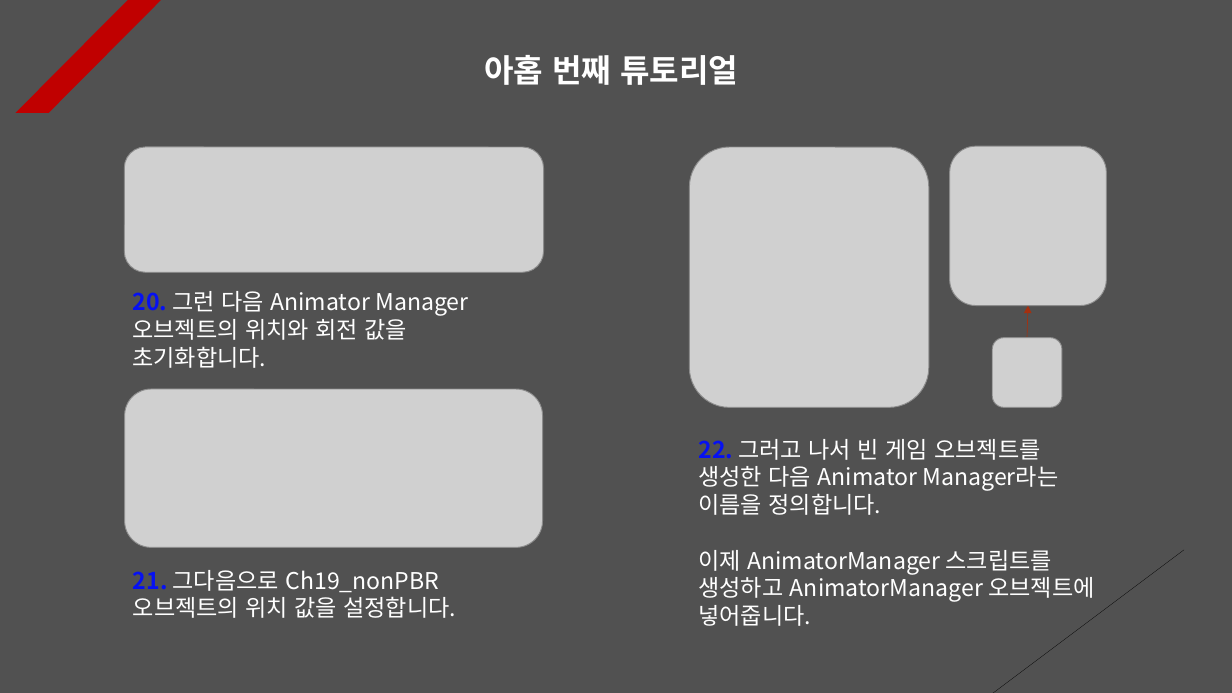
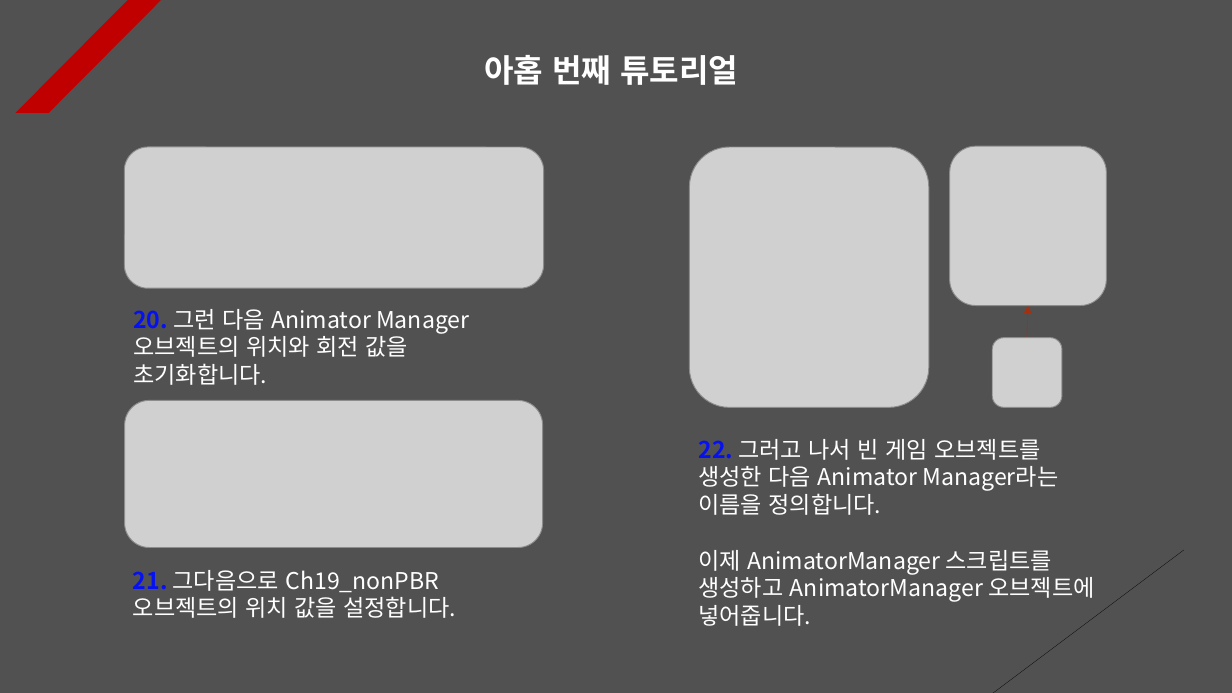
Before and after one commit to Unity2033/3D-UnityEngine, a slide deck: slide 9 of Assets/Animation Retargeting/PPT Data/Animation Retargeting Example.pptx. Drawn at 1232x693 pixels with LibreOffice and Linux fonts; fonts in the diff are those of the drawing; grey boxes stand for pictures. Boxes give left, top, right and bottom in pixels: in the first picture for what was removed or moved away, otherwise in the second. Text is boxed around its words. In the diff, an @@ line names an element or a change of style, - is before the commit and + after.

```diff
--- a/Assets/Animation Retargeting/PPT Data/Animation Retargeting Example.pptx
+++ b/Assets/Animation Retargeting/PPT Data/Animation Retargeting Example.pptx
@@ picture: place and size @@
-picture at (125, 147, 544, 273)
+picture at (125, 147, 544, 288)
@@ text "20. 그런 다음 Animator Manager ...": place and size @@
-text "20. 그런 다음 Animator Manager ..." at (132, 291, 468, 368)
+text "20. 그런 다음 Animator Manager ..." at (133, 309, 469, 385)
@@ picture: place and size @@
-picture at (125, 389, 543, 547)
+picture at (125, 400, 543, 547)
```
Also in this commit, not shown: 5 other slides changed, 1 slide added, 6 other files.
